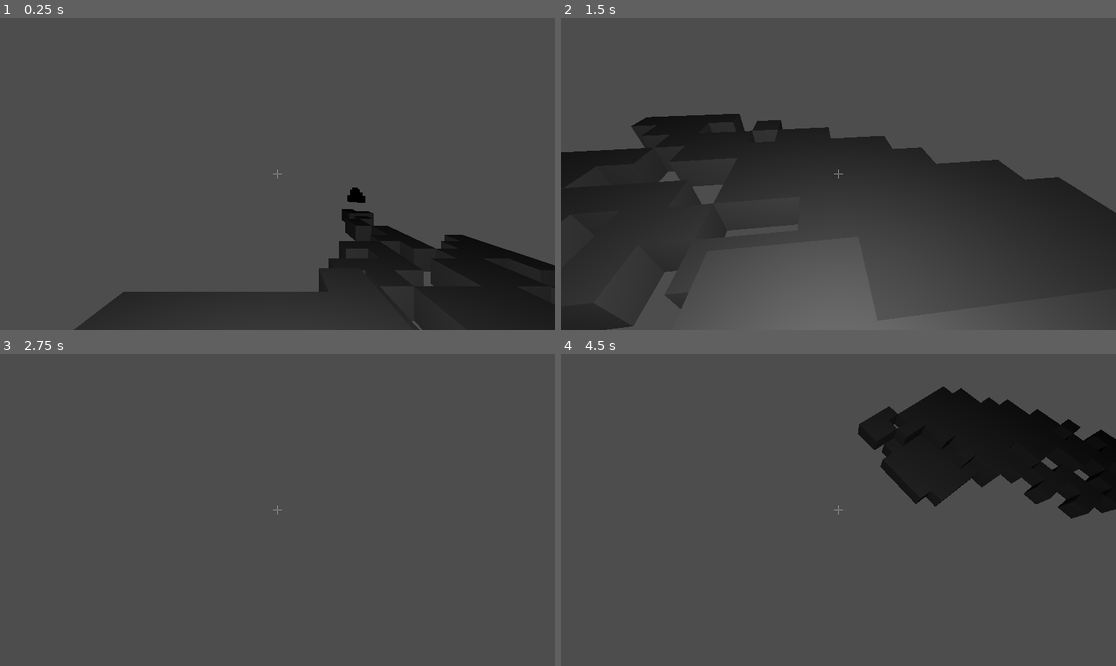
Above: before the commit, frames 1-4 (two rows, left to right).
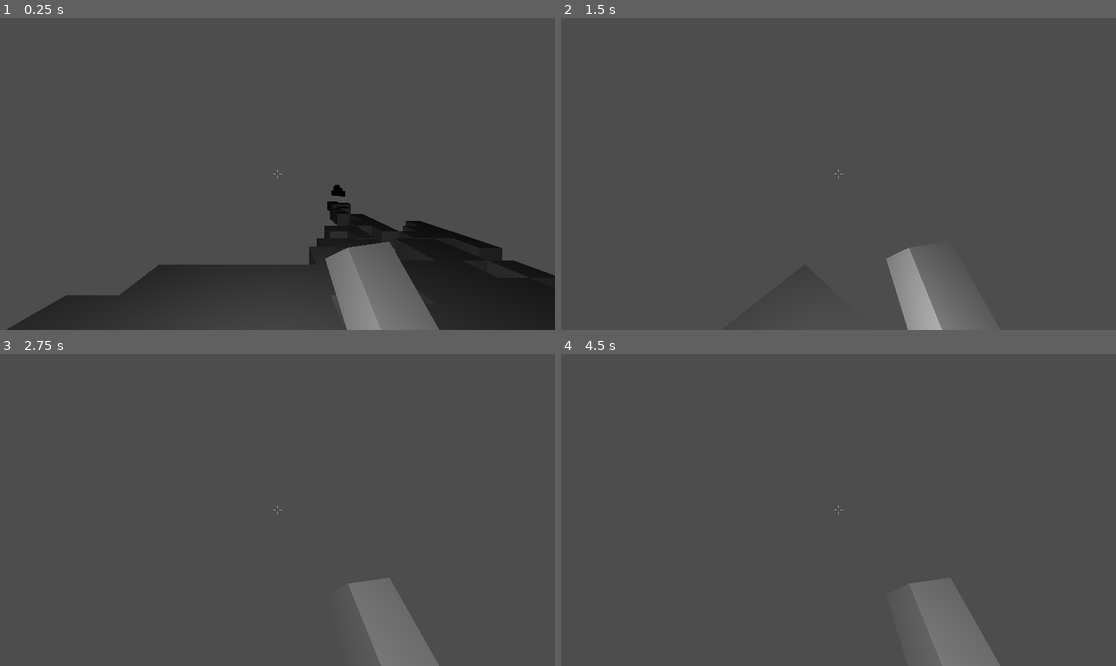
Above: after the commit, the same moments.

Repository: YouthHalo/Minecraft-Clone
Game: Godot game, scene res://scenes/main.tscn
The game is run twice, just before and just after one commit, with the same random seed, the same clock (stepped at 60 frames per second) and the same inputs.
Inputs (mouse positions are in pixels of both pictures, inside the frame that each line leads up to):
- Up to frame 1 (0.25 s): no input
- Up to frame 2 (1.5 s): move the mouse to (960, 158) at 0.52 s; hold D (right) 0.53-1.28 s; click (960, 158) at 0.6 s; tap Space (jump) at 0.77 s; tap Enter at 1.25 s; move the mouse to (727, 189) at 1.27 s; hold S (backward) from 1.28 s (still down); click (727, 189) at 1.35 s
- Up to frame 3 (2.75 s): tap Space (jump) at 1.52 s; move the mouse to (333, 441) at 2.02 s; release S (backward) at 2.03 s; hold D (right) from 2.03 s (still down); click (333, 441) at 2.1 s
- Up to frame 4 (4.5 s): tap Space (jump) at 2.75, 3.02, 3.77 s; move the mouse to (810, 572) at 2.77 s; release D (right) at 2.78 s; hold W (forward) 2.78-3.53 s; click (810, 572) at 2.85 s; move the mouse to (1005, 556) at 3.52 s; hold A (left) from 3.53 s (still down); click (1005, 556) at 3.6 s; move the mouse to (672, 463) at 4.27 s; click (672, 463) at 4.35 s

The runs differ from the first frame. In frame 1, 9.4% of the frame differs, in the area x 1-100%, y 49-100%; in frame 2, 37%, in the area x 0-100%, y 30-100%; in frame 3, 2.5%; in frame 4, 14%.
Error after the commit: Invalid access to property or key 'position' on a base object of type 'Dictionary'. (res://scenes/player.gd:40)

Commit message:
Building Blocks added, Needs a fixed raycast
Currently blocks are being placed in seemingly random places, and crashes the game if no block was found to raycast off of. Needs fixing ASAP

Diff:
--- a/project.godot
+++ b/project.godot
@@ -47,3 +47,13 @@
 "events": [Object(InputEventKey,"resource_local_to_scene":false,"resource_name":"","device":-1,"window_id":0,"alt_pressed":false,"shift_pressed":false,"ctrl_pressed":false,"meta_pressed":false,"pressed":false,"keycode":0,"physical_keycode":32,"key_label":0,"unicode":32,"echo":false,"script":null)
 ]
 }
+leftClick={
+"deadzone": 0.5,
+"events": [Object(InputEventMouseButton,"resource_local_to_scene":false,"resource_name":"","device":-1,"window_id":0,"alt_pressed":false,"shift_pressed":false,"ctrl_pressed":false,"meta_pressed":false,"button_mask":0,"position":Vector2(0, 0),"global_position":Vector2(0, 0),"factor":1.0,"button_index":1,"canceled":false,"pressed":false,"double_click":false,"script":null)
+]
+}
+rightClick={
+"deadzone": 0.5,
+"events": [Object(InputEventMouseButton,"resource_local_to_scene":false,"resource_name":"","device":-1,"window_id":0,"alt_pressed":false,"shift_pressed":false,"ctrl_pressed":false,"meta_pressed":false,"button_mask":0,"position":Vector2(0, 0),"global_position":Vector2(0, 0),"factor":1.0,"button_index":2,"canceled":false,"pressed":false,"double_click":false,"script":null)
+]
+}
--- a/scenes/player.gd
+++ b/scenes/player.gd
@@ -15,20 +15,37 @@
 	Input.mouse_mode = Input.MOUSE_MODE_HIDDEN
 	if event is InputEventMouseMotion:
 		# modify accumulated mouse rotation
-		rot_x += -(event.relative.x * 0.02)
-		rot_y += -(event.relative.y * 0.02)
+		rot_x += -(event.relative.x * 0.01)
+		rot_y += -(event.relative.y * 0.01)
+
 		$Camera3D.transform.basis = Basis() # reset rotation
 		transform.basis = Basis()
-		##$Camera3D.rotate_object_local(Vector3(0, 1, 0), rot_x) # first rotate camera in Y
-		rotate_object_local(Vector3(0, 1, 0), rot_x) # Also rotate the Player
-		$Camera3D.rotate_object_local(Vector3(1, 0, 0), rot_y) # then rotate in X
+		rotate_object_local(Vector3(0, 1, 0), rot_x) # rotate player in Y
+
+		$Camera3D.rotate_object_local(Vector3(1, 0, 0), rot_y) # then rotate in X for camera
+	if Input.is_action_just_pressed("leftClick"):
+		print("CLICK")
+
+		var space_state = get_world_3d().direct_space_state
+		var cam = $Camera3D
+		var mousepos = get_viewport().get_mouse_position()
+
+		var origin = cam.project_ray_origin(mousepos)
+		var end = origin + cam.project_ray_normal(mousepos) * 50000
+		var query = PhysicsRayQueryParameters3D.create(origin, end)
+		query.collide_with_areas = true
+
+		var result = space_state.intersect_ray(query)
+		print(result)
+		print($"../GridMap".get_cell_item(result.position))
+		$"../GridMap".set_cell_item(result.position, 0)
+
 
 
 func _physics_process(delta):
 	# Add the gravity.
 	if not is_on_floor():
 		velocity.y -= gravity * delta
-		print("Falling")
 
 	# Handle jump.
 	if Input.is_action_just_pressed("jump") and is_on_floor():
--- a/scenes/player.tscn
+++ b/scenes/player.tscn
@@ -1,12 +1,15 @@
-[gd_scene load_steps=5 format=3 uid="uid://dbv6dt16s1u6w"]
+[gd_scene load_steps=6 format=3 uid="uid://dbv6dt16s1u6w"]
 
 [ext_resource type="Script" path="res://scenes/player.gd" id="1_m7xfk"]
 [ext_resource type="PackedScene" uid="uid://4v22jk0e768k" path="res://scenes/ui.tscn" id="2_841bh"]
 
+[sub_resource type="BoxMesh" id="BoxMesh_dk5n1"]
+
 [sub_resource type="BoxShape3D" id="BoxShape3D_bejbg"]
-size = Vector3(1, 2, 1)
+size = Vector3(1, 1.875, 1)
 
 [sub_resource type="CapsuleMesh" id="CapsuleMesh_87rgw"]
+height = 1.875
 radial_segments = 8
 
 [node name="Player" type="CharacterBody3D"]
@@ -17,6 +20,12 @@
 
 [node name="Camera3D" type="Camera3D" parent="."]
 transform = Transform3D(1, 0, 0, 0, 1, 0, 0, 0, 1, 0, 0.62, -0.05)
+fov = 90.0
+
+[node name="MeshInstance3D" type="MeshInstance3D" parent="Camera3D"]
+transform = Transform3D(0.0501843, -0.0794656, -0.241667, 0.155184, 0.392009, 0, 0.189471, -0.300023, 0.0640091, 0.467294, -0.62, -0.711326)
+mesh = SubResource("BoxMesh_dk5n1")
+skeleton = NodePath("../..")
 
 [node name="OmniLight3D" type="OmniLight3D" parent="."]
 omni_range = 32.0
--- a/scenes/ui.tscn
+++ b/scenes/ui.tscn
@@ -23,7 +23,7 @@
 offset_left = -1.0
 offset_top = -10.0
 offset_right = 1.0
-offset_bottom = -1.0
+offset_bottom = -3.0
 grow_horizontal = 2
 grow_vertical = 2
 theme_override_styles/panel = SubResource("StyleBoxFlat_4m4kd")
@@ -37,7 +37,7 @@
 anchor_bottom = 0.5
 offset_left = -10.0
 offset_top = -1.0
-offset_right = -1.0
+offset_right = -3.0
 offset_bottom = 1.0
 grow_horizontal = 2
 grow_vertical = 2
@@ -52,24 +52,39 @@
 anchor_right = 0.5
 anchor_bottom = 0.5
 offset_left = -1.0
-offset_top = 1.0
+offset_top = 3.0
 offset_right = 1.0
 offset_bottom = 10.0
 grow_horizontal = 2
 grow_vertical = 2
 theme_override_styles/panel = SubResource("StyleBoxFlat_4m4kd")
 
-[node name="Panel4" type="Panel" parent="Panel3"]
+[node name="Panel4" type="Panel" parent="."]
 layout_mode = 1
 anchors_preset = 8
 anchor_left = 0.5
 anchor_top = 0.5
 anchor_right = 0.5
 anchor_bottom = 0.5
-offset_left = 1.0
-offset_top = -6.5
+offset_left = 3.0
+offset_top = -1.0
 offset_right = 10.0
-offset_bottom = -4.5
+offset_bottom = 1.0
 grow_horizontal = 2
 grow_vertical = 2
 theme_override_styles/panel = SubResource("StyleBoxFlat_1t067")
+
+[node name="Panel5" type="Panel" parent="."]
+layout_mode = 1
+anchors_preset = 8
+anchor_left = 0.5
+anchor_top = 0.5
+anchor_right = 0.5
+anchor_bottom = 0.5
+offset_left = 3.0
+offset_top = -1.0
+offset_right = 10.0
+offset_bottom = 1.0
+grow_horizontal = 2
+grow_vertical = 2
+theme_override_styles/panel = SubResource("StyleBoxFlat_1t067")
